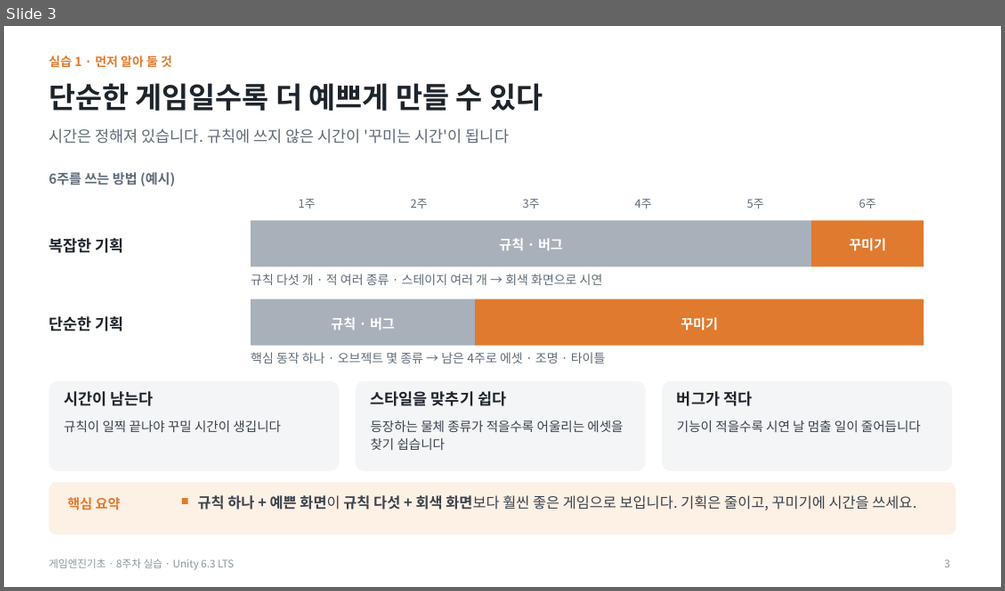
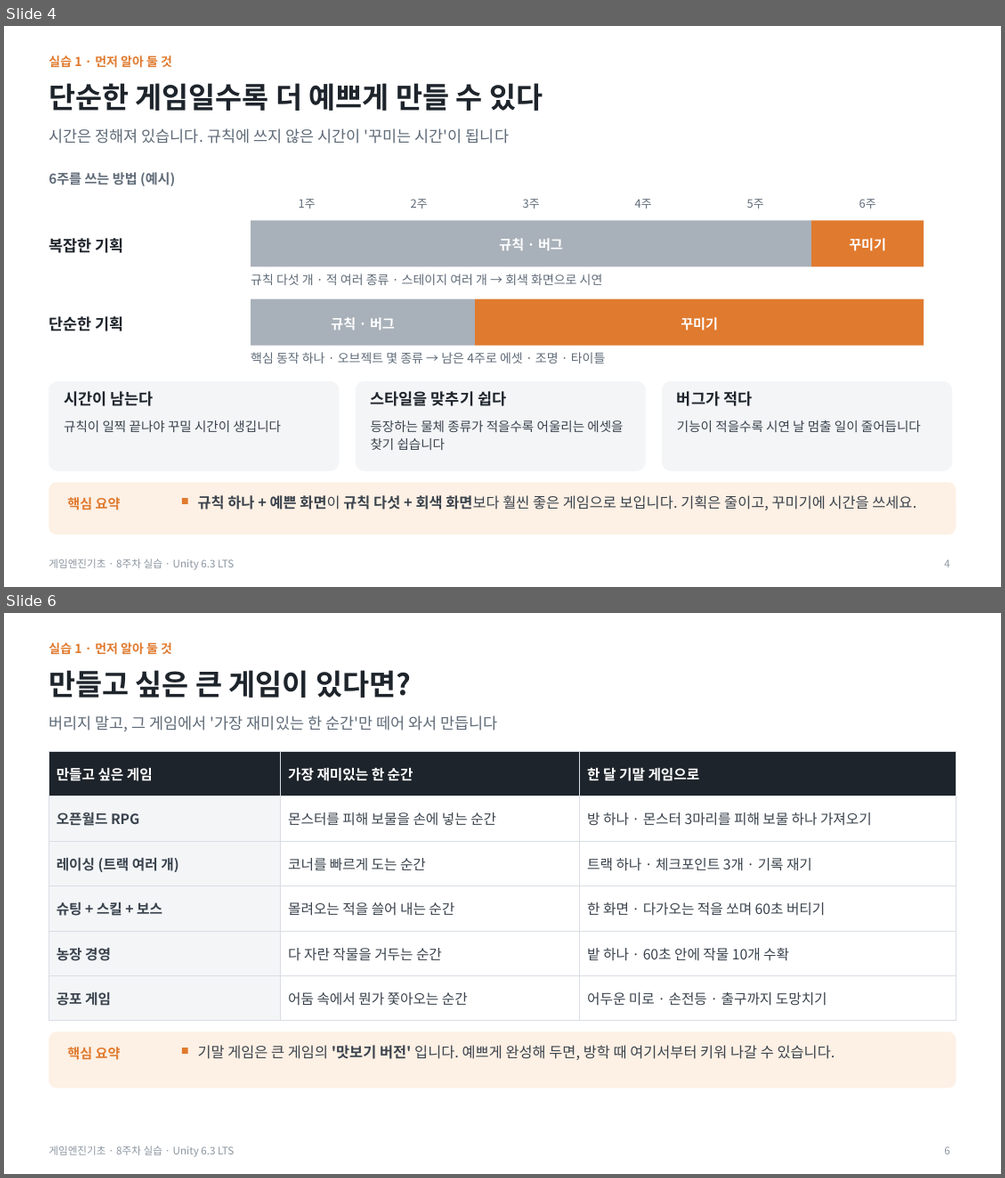
Before and after one commit to iplay-garden/game-engine-basics, a slide deck: 8주차/한국어/게임엔진기초_8주차_오프라인_실습슬라이드.pptx. Shown one above the other, each under a label of ours: slide 3 before the commit, slides 4 and 6 after it; the slides between them are not shown. The pictures are 1005x591 and 1005x1178 pixels, drawn with LibreOffice and Linux fonts; fonts in the diff are those of the drawing. Boxes give left, top, right and bottom in pixels: in the first picture for what was removed or moved away, otherwise in the second. Text is boxed around its words. In the diff, an @@ line names an element or a change of style, - is before the commit and + after.

```diff
--- a/8주차/한국어/게임엔진기초_8주차_오프라인_실습슬라이드.pptx
+++ b/8주차/한국어/게임엔진기초_8주차_오프라인_실습슬라이드.pptx
@@ slide 6 added at box(4, 613, 1001, 1174), background #FFFFFF; not listed: 1 template element that a slide beside it also shows @@
@@ text added at box(48, 641, 172, 657), 12 pt, text #E07A2E, bold @@
+실습 1 · 먼저 알아 둘 것
@@ title added at box(48, 670, 411, 698), 28 pt, text #1E242B, bold @@
+만들고 싶은 큰 게임이 있다면?
@@ text added at box(48, 715, 498, 731), 15 pt, text #5F6B78 @@
+버리지 말고, 그 게임에서 '가장 재미있는 한 순간'만 떼어 와서 만듭니다
@@ table added at box(48, 751, 956, 1009), 6 rows, 3 columns @@
+만들고 싶은 게임 | 가장 재미있는 한 순간 | 한 달 기말 게임으로
+오픈월드 RPG | 몬스터를 피해 보물을 손에 넣는 순간 | 방 하나 · 몬스터 3마리를 피해 보물 하나 가져오기
+레이싱 (트랙 여러 개) | 코너를 빠르게 도는 순간 | 트랙 하나 · 체크포인트 3개 · 기록 재기
+슈팅 + 스킬 + 보스 | 몰려오는 적을 쓸어 내는 순간 | 한 화면 · 다가오는 적을 쏘며 60초 버티기
+농장 경영 | 다 자란 작물을 거두는 순간 | 밭 하나 · 60초 안에 작물 10개 수확
+공포 게임 | 어둠 속에서 뭔가 쫓아오는 순간 | 어두운 미로 · 손전등 · 출구까지 도망치기
@@ rounded rectangle added at box(48, 1032, 956, 1088), fill #FDF0E4 @@
@@ text added at box(67, 1046, 121, 1060), 13 pt, text #E07A2E, bold @@
+핵심 요약
@@ rectangle added at box(182, 1047, 188, 1054), fill #E07A2E @@
@@ text added at box(198, 1045, 835, 1060), 14 pt, text #3A434D @@
+기말 게임은 큰 게임의 '맛보기 버전' 입니다. 예쁘게 완성해 두면, 방학 때 여기서부터 키워 나갈 수 있습니다.
@@ page number added at box(944, 1146, 949, 1154), 10 pt, text #8C96A1 @@
+6
@@ what was slide 3 is now slide 4 @@
@@ page number at box(944, 559, 949, 567): text changed @@
-3
+4
```
Also in this commit, not shown: 2 slides changed, 4 other slides added, 3 other files.
